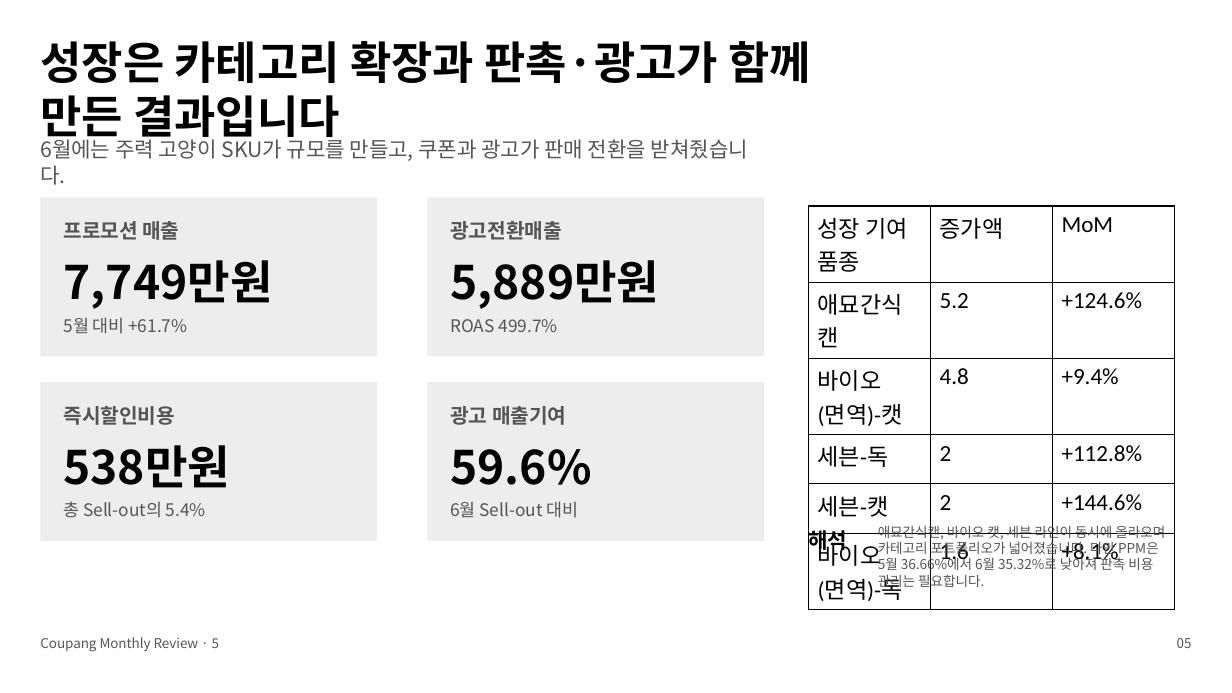
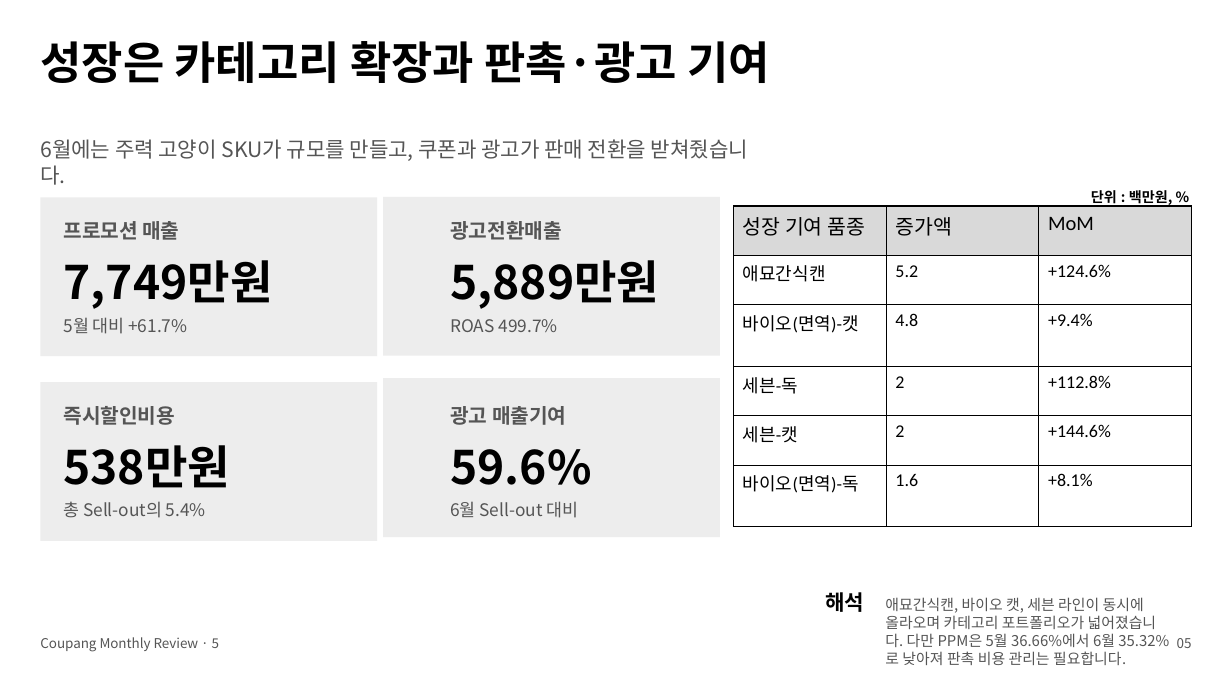
Before and after one commit to dlsgh87-spec/new-project, a slide deck: slide 3 of outputs/coupang_monthly_review_2026_06.pptx (slide 5 before the commit). Drawn at 1232x693 pixels with LibreOffice and Linux fonts; fonts in the diff are those of the drawing. Boxes give left, top, right and bottom in pixels: in the first picture for what was removed or moved away, otherwise in the second. Text is boxed around its words. In the diff, an @@ line names an element or a change of style, - is before the commit and + after.

```diff
--- a/outputs/coupang_monthly_review_2026_06.pptx
+++ b/outputs/coupang_monthly_review_2026_06.pptx
@@ text at bbox=[40, 41, 770, 83]: text changed @@
-성장은 카테고리 확장과 판촉·광고가 함께 만든 결과입니다
+성장은 카테고리 확장과 판촉·광고 기여
@@ rectangle: place and size @@
-rectangle at bbox=[427, 198, 764, 357]
+rectangle at bbox=[384, 197, 721, 356]
@@ table at bbox=[734, 206, 1191, 503] @@
@@ fill none to #D9D9D9 in row 1 @@
@@ size 18 to 16 pt in "성장 기여 품종", "증가액", "MoM" @@
@@ size 18 to 14 pt in "애묘간식캔", "5.2", "+124.6%", "바이오(면역)-캣" and 11 more places @@
@@ table: place and size @@
-table at bbox=[809, 206, 1175, 605]
+table at bbox=[734, 206, 1191, 503]
@@ text added at bbox=[1091, 190, 1173, 206], 11 pt, text #000000, bold @@
+단위 : 백만원, %
@@ rectangle: place and size @@
-rectangle at bbox=[427, 383, 764, 542]
+rectangle at bbox=[384, 378, 721, 537]
@@ text "해석" rewrapped from bbox=[808, 527, 847, 554] to bbox=[825, 592, 864, 612] @@
@@ text "애묘간식캔, 바이오 캣, 세븐 라인이 ...": place and size @@
-text "애묘간식캔, 바이오 캣, 세븐 라인이 ..." at bbox=[878, 523, 1165, 590]
+text "애묘간식캔, 바이오 캣, 세븐 라인이 ..." at bbox=[885, 597, 1169, 665]
@@ text "애묘간식캔, 바이오 캣, 세븐 라인이 ..." at bbox=[885, 597, 1169, 665]: size 10.6 to 11.6 pt @@
```
Also in this commit, not shown: 3 other slides changed, 1 slide added, 2 slides removed.
